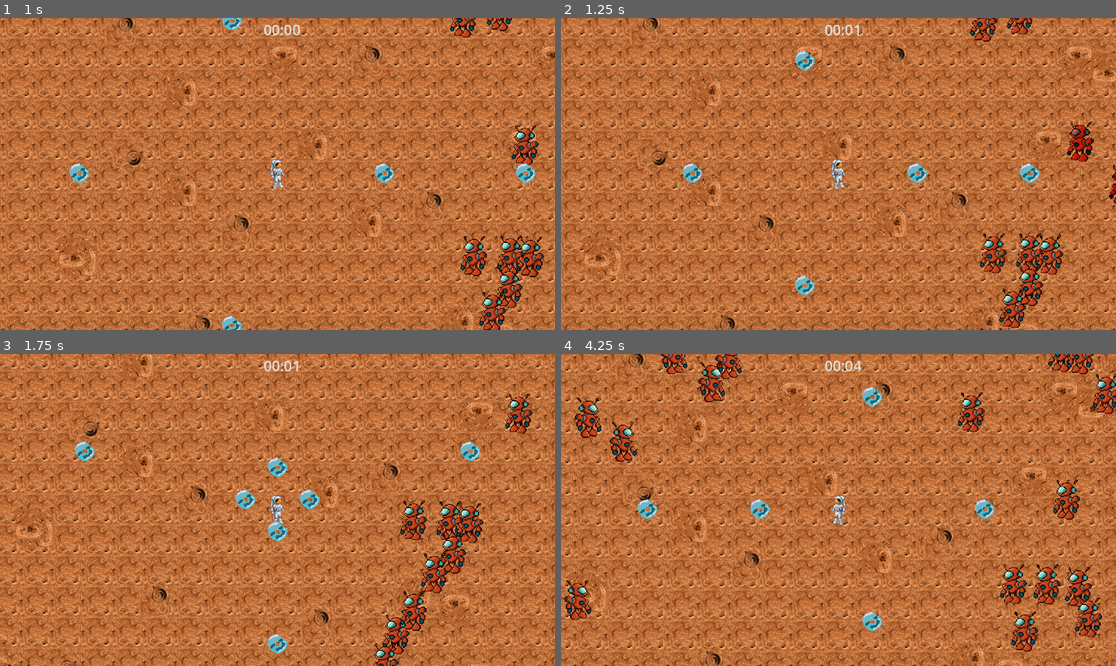
Above: before the commit, frames 1-4 (two rows, left to right).
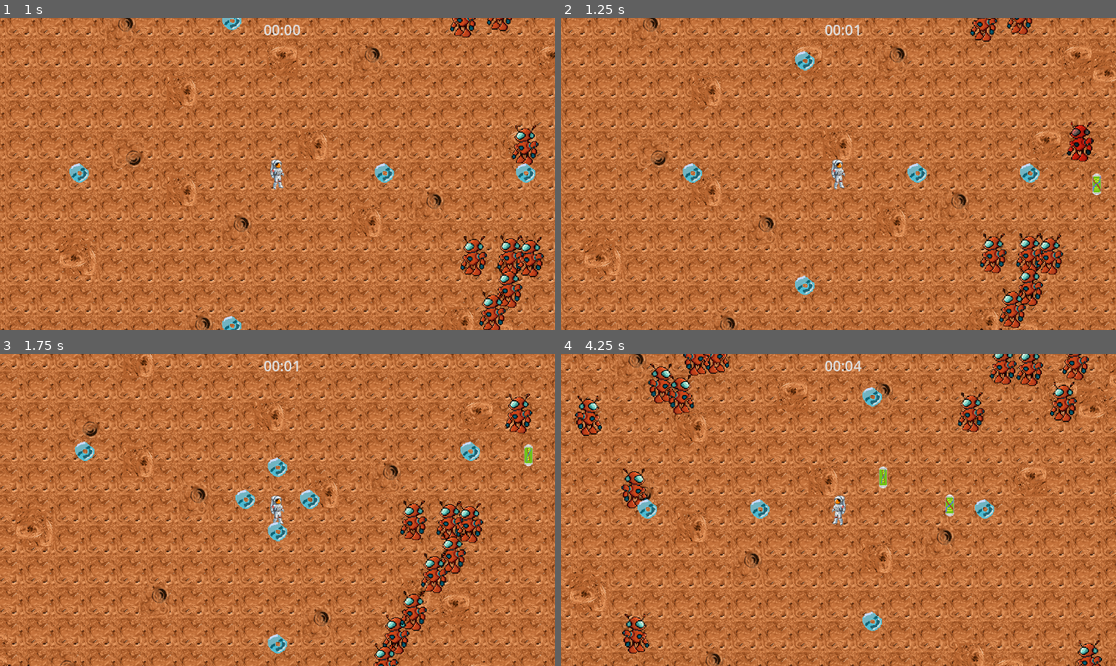
Above: after the commit, the same moments.

Repository: AlexandruPites/IterationX
Game: Godot game, scene res://main.tscn
The game is run twice, just before and just after one commit, with the same random seed, the same clock (stepped at 60 frames per second) and the same inputs.
Inputs (mouse positions are in pixels of both pictures, inside the frame that each line leads up to):
- Up to frame 1 (1 s): move the mouse to (399, 158) at 0.52 s; hold D (right) from 0.53 s (still down); click (399, 158) at 0.6 s
- Up to frame 2 (1.25 s): keep holding D (right)
- Up to frame 3 (1.75 s): move the mouse to (166, 525) at 1.27 s; release D (right) at 1.28 s; hold S (down) from 1.28 s (still down); click (166, 525) at 1.35 s
- Up to frame 4 (4.25 s): move the mouse to (894, 441) at 2.02 s; release S (down) at 2.03 s; hold D (right) 2.03-2.78 s; click (894, 441) at 2.1 s; move the mouse to (810, 572) at 2.77 s; hold W (up) 2.78-3.53 s; click (810, 572) at 2.85 s; move the mouse to (1005, 556) at 3.52 s; hold A (left) from 3.53 s (still down); click (1005, 556) at 3.6 s

Frame 1 is identical in both runs. In frame 2, 0.2% of the frame differs, in the area x 95-100%, y 46-60%; in frame 3, 0.1%; in frame 4, 8.3%, in the area x 0-100%, y 0-100%.

Commit message:
XP Capsule Added

Diff:
--- a/scenes/xp.tscn
+++ b/scenes/xp.tscn
@@ -1,6 +1,7 @@
-[gd_scene load_steps=10 format=3 uid="uid://cqmic4ctrs30l"]
+[gd_scene load_steps=11 format=3 uid="uid://cqmic4ctrs30l"]
 
 [ext_resource type="Script" path="res://scripts/xp.gd" id="1_encpb"]
+[ext_resource type="Texture2D" uid="uid://cdcyw0nkux7qv" path="res://images/xp-animation/capsule.png" id="2_fpwyb"]
 [ext_resource type="Texture2D" uid="uid://chev0dy52k5r3" path="res://images/xp-animation/xp-3.png" id="2_mb77m"]
 [ext_resource type="Texture2D" uid="uid://cgqpgh32ym3r6" path="res://images/xp-animation/xp-1.png" id="3_dv4vl"]
 [ext_resource type="Texture2D" uid="uid://do0c8tehqvhsk" path="res://images/xp-animation/xp-2.png" id="4_gwmox"]
@@ -8,6 +9,9 @@
 
 [sub_resource type="RectangleShape2D" id="RectangleShape2D_qmq4e"]
 size = Vector2(24, 40)
+
+[sub_resource type="Animation" id="Animation_xebs5"]
+length = 0.001
 
 [sub_resource type="Animation" id="Animation_kfibq"]
 resource_name = "float_in_place"
@@ -38,9 +42,6 @@
 "values": [ExtResource("3_dv4vl"), ExtResource("4_gwmox"), ExtResource("2_mb77m"), ExtResource("5_a5xtd"), ExtResource("3_dv4vl")]
 }
 
-[sub_resource type="Animation" id="Animation_xebs5"]
-length = 0.001
-
 [sub_resource type="AnimationLibrary" id="AnimationLibrary_vlcdp"]
 _data = {
 "RESET": SubResource("Animation_xebs5"),
@@ -52,6 +53,22 @@
 collision_layer = 512
 collision_mask = 512
 script = ExtResource("1_encpb")
+
+[node name="TextureRect2" type="TextureRect" parent="."]
+texture_filter = 1
+anchors_preset = 8
+anchor_left = 0.5
+anchor_top = 0.5
+anchor_right = 0.5
+anchor_bottom = 0.5
+offset_left = -34.542
+offset_top = -36.525
+offset_right = 221.458
+offset_bottom = 219.475
+grow_horizontal = 2
+grow_vertical = 2
+scale = Vector2(0.277, 0.277)
+texture = ExtResource("2_fpwyb")
 
 [node name="CollisionShape2D" type="CollisionShape2D" parent="."]
 position = Vector2(0, -2)
--- a/scripts/4-way.gd
+++ b/scripts/4-way.gd
@@ -2,7 +2,7 @@
 
 var projectile_speed : float = 1000
 var velocity : Vector2 = Vector2(projectile_speed, projectile_speed)
-var damage : float = 10.0
+var damage : float = 50.0
 var hit_counter : int = 5
 
 func _process(delta: float) -> void:
Binary file added: images/xp-animation/capsule.png
Not shown, added: images/xp-animation/capsule.png.import
